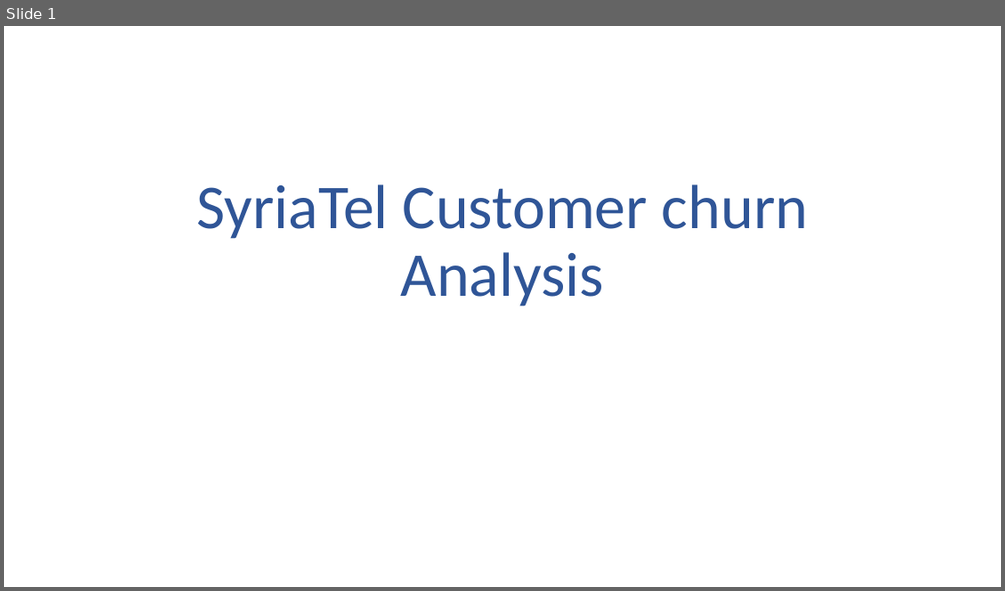
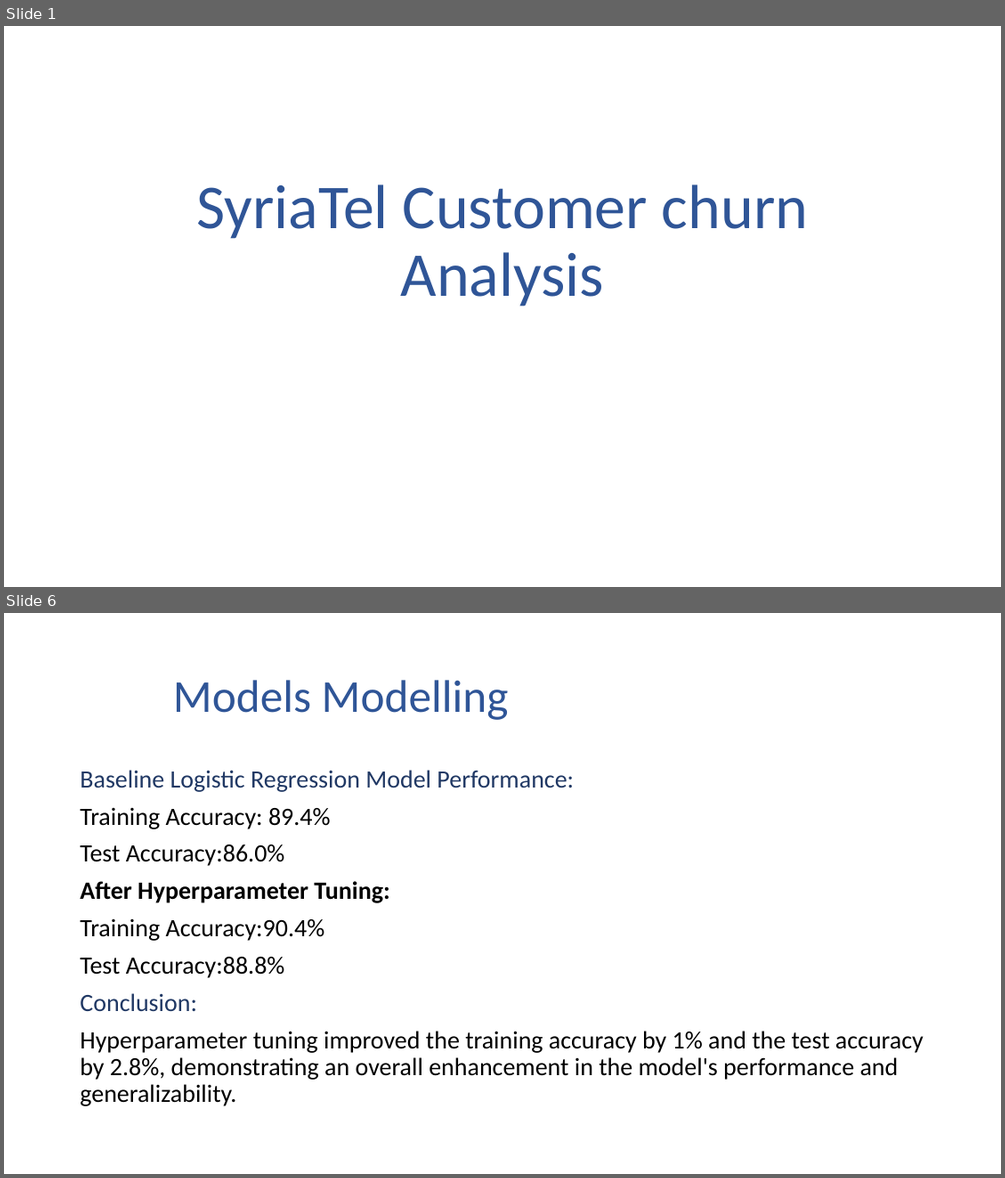
Before and after one commit to Judykoech/SyriaTel-Churn_project, a slide deck: SyriaTel Customer churn Analysis.pptx. Shown one above the other, each under a label of ours: slide 1 before the commit, slides 1 and 6 after it; the slides between them are not shown. The pictures are 1005x591 and 1005x1178 pixels, drawn with LibreOffice and Linux fonts; fonts in the diff are those of the drawing. Boxes give left, top, right and bottom in pixels: in the first picture for what was removed or moved away, otherwise in the second. Text is boxed around its words. In the diff, an @@ line names an element or a change of style, - is before the commit and + after.

```diff
--- a/SyriaTel Customer churn Analysis.pptx
+++ b/SyriaTel Customer churn Analysis.pptx
@@ slide 6 added at bbox=[4, 613, 1001, 1174], background #FFFFFF @@
@@ title added at bbox=[173, 680, 509, 720], 44 pt, text #2F5597 @@
+Models Modelling
@@ text added at bbox=[80, 770, 923, 1106], 24 pt, text #000000 @@
+Baseline Logistic Regression Model Performance:
+Training Accuracy: 89.4%
+Test Accuracy:86.0%
+After Hyperparameter Tuning:
+Training Accuracy:90.4%
+Test Accuracy:88.8%
+Conclusion:
+Hyperparameter tuning improved the training accuracy by 1% and the test accuracy by 2.8%, demonstrating an overall enhancement in the model's performance and generalizability.
```
Also in this commit, not shown: 7 other slides added, 5 other files.
